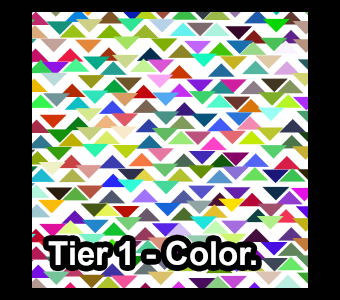
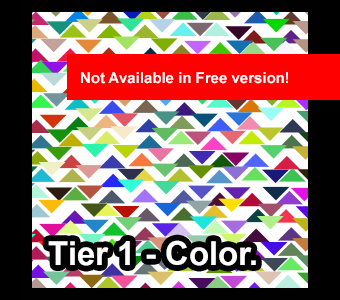
Comparing the layer stacks of the two w=340, h=300 images. Changes:
added group "Not Available" with 2 layers above "Available" over 67, 54, 340, 100
added layer "Not Available in Free version!" in group "Not Available" over 81, 72, 288, 84
added layer "Rectangle 1 copy" in group "Not Available" over 67, 54, 340, 100
